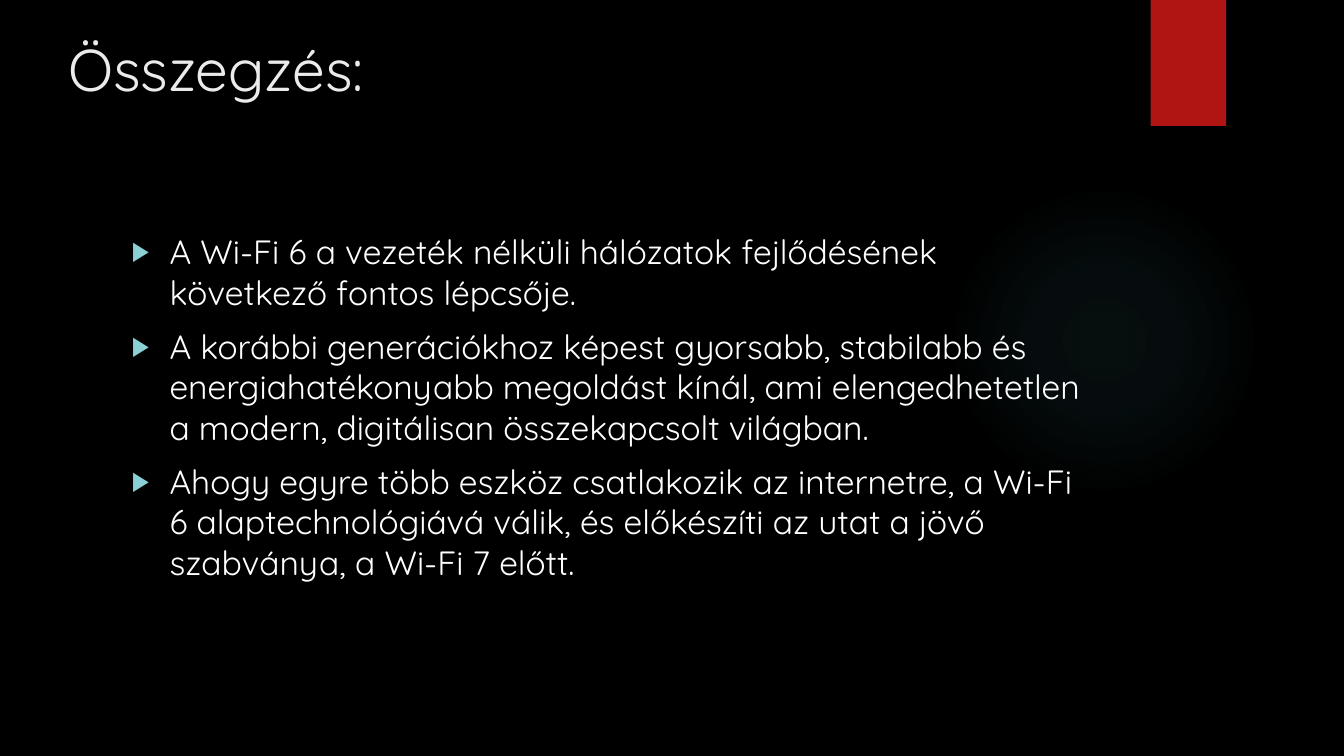
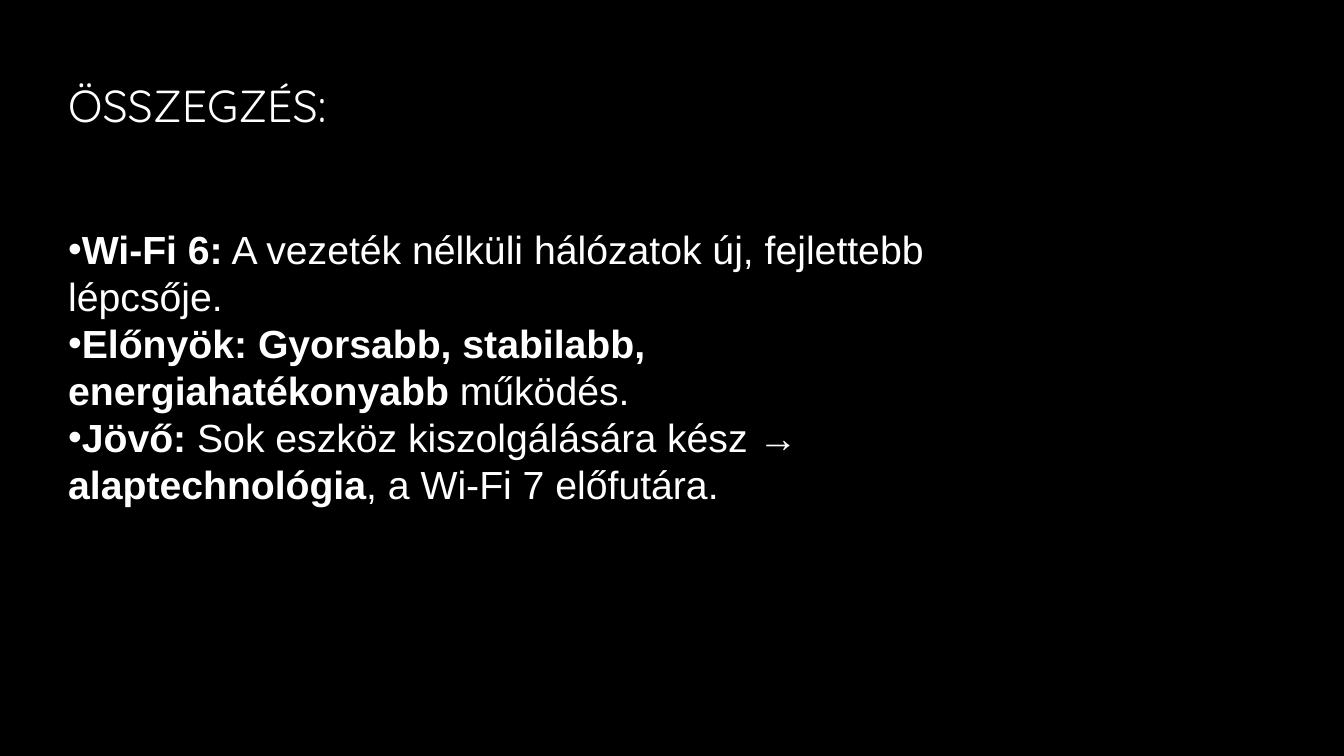
Before and after one commit to kabaibalazs061-tech/Szekely-Bari-Kabai, a slide deck: slide 5 of wifi 6.pptx. Drawn at 1344x756 pixels with LibreOffice and Linux fonts; fonts in the diff are those of the drawing; background and template pictures are left out. Boxes give left, top, right and bottom in pixels: in the first picture for what was removed or moved away, otherwise in the second. Text is boxed around its words. In the diff, an @@ line names an element or a change of style, - is before the commit and + after.

```diff
--- a/wifi 6.pptx
+++ b/wifi 6.pptx
@@ title "ÖSSZEGZÉS:" at (x1=68, y1=83, x2=326, y2=123): vertical alignment top to middle @@
@@ rectangle removed at (x1=1150, y1=0, x2=1226, y2=126) @@
@@ title at (x1=68, y1=83, x2=326, y2=123): text changed; size 42 to 32 pt; text colour #EBEBEB to gradient #FFFFFF to #A6A6A6 @@
-Összegzés:
+ÖSSZEGZÉS:
@@ ellipse removed at (x1=949, y1=185, x2=1259, y2=495) @@
@@ text "Wi-Fi 6: A vezeték nélküli ..." at (x1=68, y1=235, x2=924, y2=507): vertical alignment top to middle @@
@@ text at (x1=68, y1=235, x2=924, y2=507): text changed; size 24 to 28 pt; font Quicksand to Arial @@
-▶ A Wi-Fi 6 a vezeték nélküli hálózatok fejlődésének következő fontos lépcsője.
-▶ A korábbi generációkhoz képest gyorsabb, stabilabb és energiahatékonyabb megoldást kínál, ami elengedhetetlen a modern, digitálisan összekapcsolt világban.
-▶ Ahogy egyre több eszköz csatlakozik az internetre, a Wi-Fi 6 alaptechnológiává válik, és előkészíti az utat a jövő szabványa, a Wi-Fi 7 előtt.
+• Wi-Fi 6: A vezeték nélküli hálózatok új, fejlettebb lépcsője.
+• Előnyök: Gyorsabb, stabilabb, energiahatékonyabb működés.
+• Jövő: Sok eszköz kiszolgálására kész → alaptechnológia, a Wi-Fi 7 előfutára.
```
Also in this commit, not shown: 4 other slides changed, 2 slides added, 2 slides removed.
